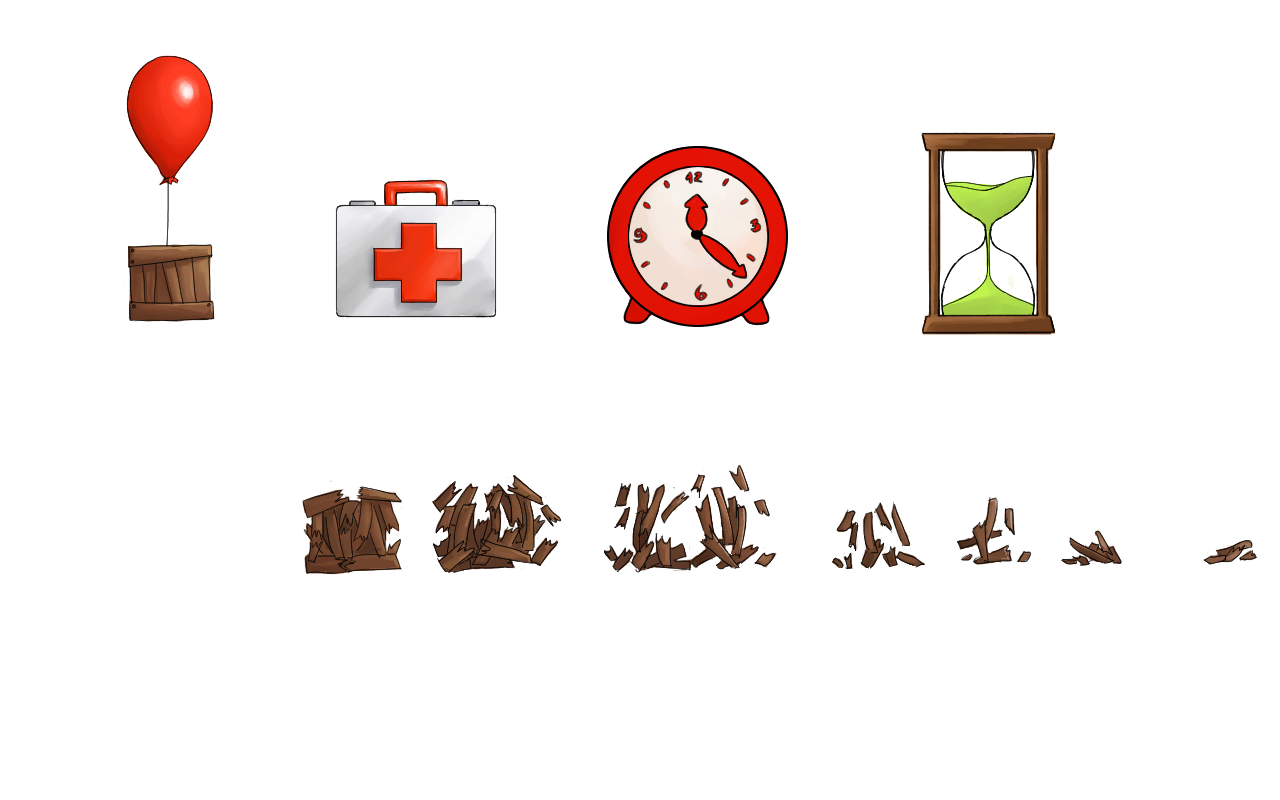
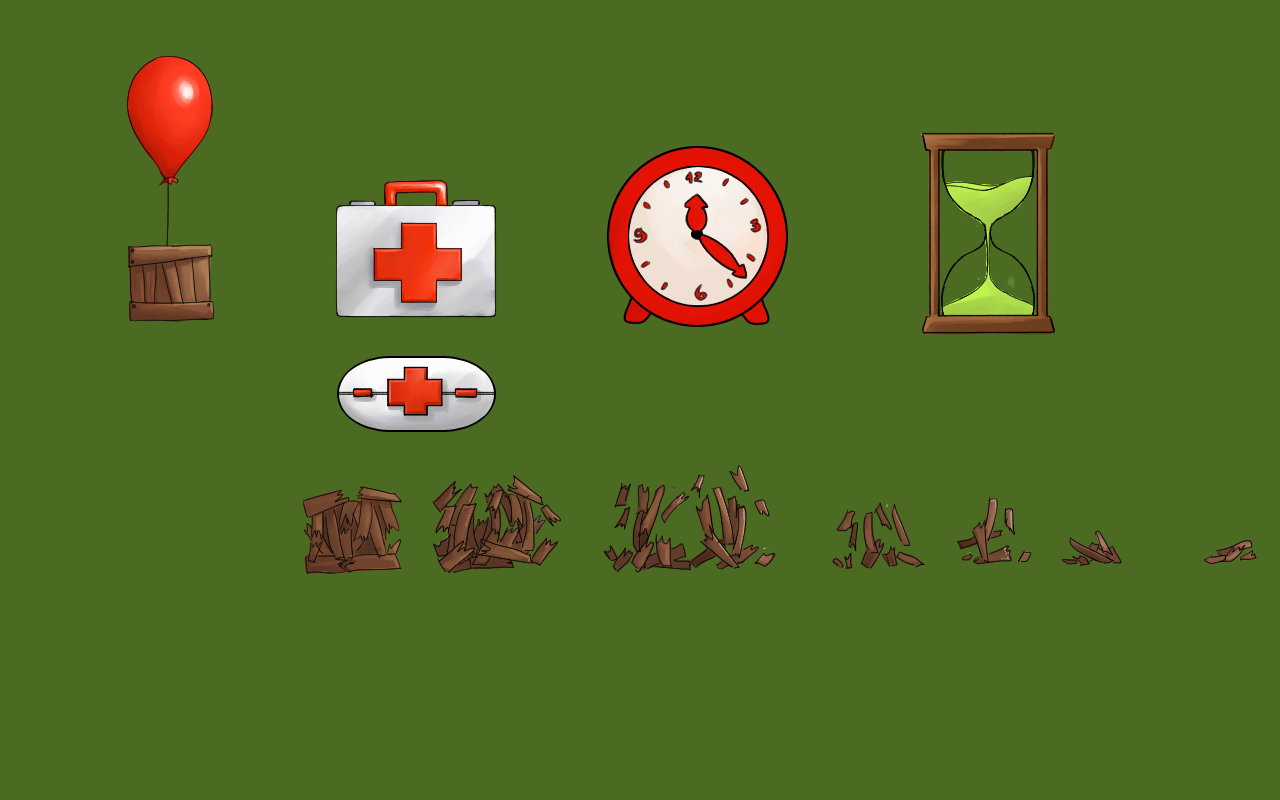
Two versions of the same layered image (1280×800). Layer-by-layer changes:
added group "Small Medkit" with 3 layers above "Hourglass" over [330, 356, 498, 462]
added layer "Lines" (1st of 2, in "Small Medkit") in group "Small Medkit" over [337, 356, 496, 432]
added layer "White" (1st of 2, in "Small Medkit") in group "Small Medkit" over [330, 356, 498, 462]
added layer "Red" (1st of 3, in "Small Medkit") in group "Small Medkit" over [342, 359, 487, 428]
showed "Layer 5" over [0, 0, 1280, 800]
